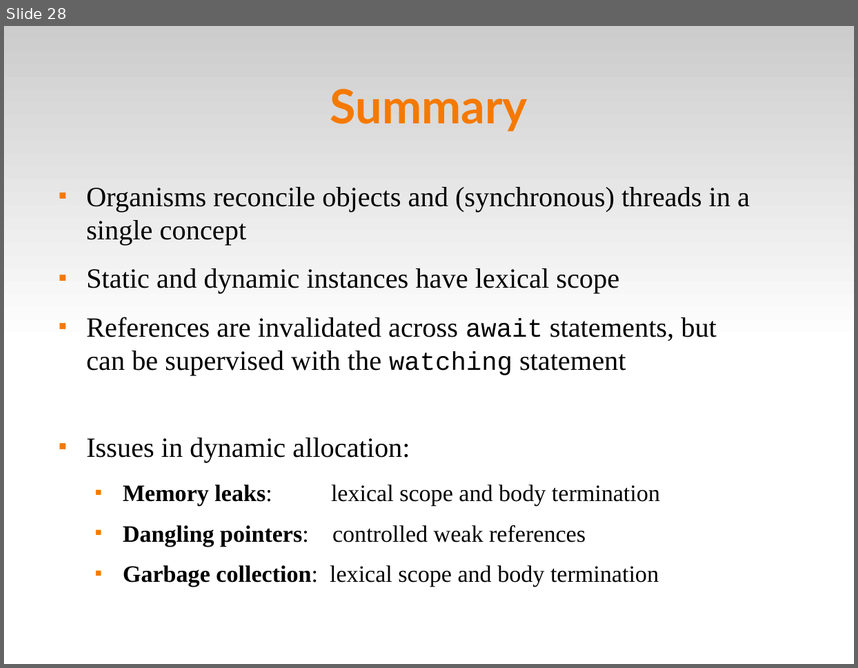
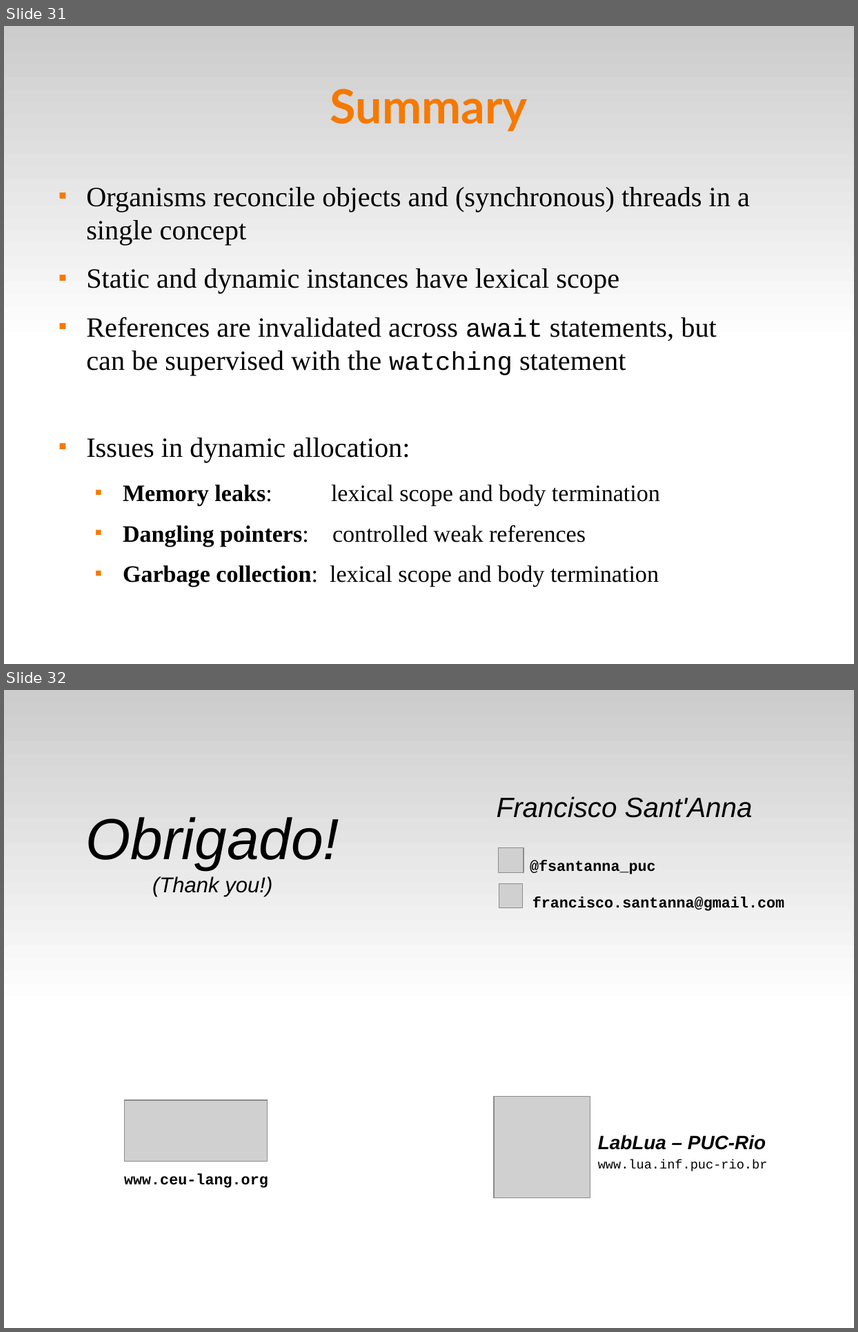
Before and after one commit to fsantanna-no/ceu-docs, a slide deck: ceu_stl.odp. Shown one above the other, each under a label of ours: slide 28 before the commit, slides 31 and 32 after it. The pictures are 858x668 and 858x1332 pixels, drawn with LibreOffice and Linux fonts; fonts in the diff are those of the drawing; grey boxes stand for pictures. Boxes give left, top, right and bottom in pixels: in the first picture for what was removed or moved away, otherwise in the second. Text is boxed around its words. In the diff, an @@ line names an element or a change of style, - is before the commit and + after.

```diff
--- a/ceu_stl.odp
+++ b/ceu_stl.odp
@@ slide 32 added at [4,690,854,1328], background #FFFFFF; not listed: 1 template element that a slide beside it also shows @@
@@ text added at [497,796,784,911], 14 pt, text #000000, bold @@
+Francisco Sant'Anna
+@fsantanna_puc
+francisco.santanna@gmail.com
@@ subtitle added at [85,817,339,897], 20 pt, text #000000, italic @@
+Obrigado!
+(Thank you!)
@@ picture added at [499,847,524,873] @@
@@ picture added at [499,884,523,907] @@
@@ picture added at [124,1100,267,1161] @@
@@ picture added at [494,1096,590,1198] @@
@@ text added at [598,1134,768,1171], 12 pt, text #000000 @@
+LabLua – PUC-Rio
+www.lua.inf.puc-rio.br
@@ text added at [124,1173,268,1187], 14 pt, text #000000, bold @@
+www.ceu-lang.org
@@ what was slide 28 is now slide 31 @@
```
Also in this commit, not shown: 5 slides changed, 15 other slides added, 3 slides removed, 6 other files.
